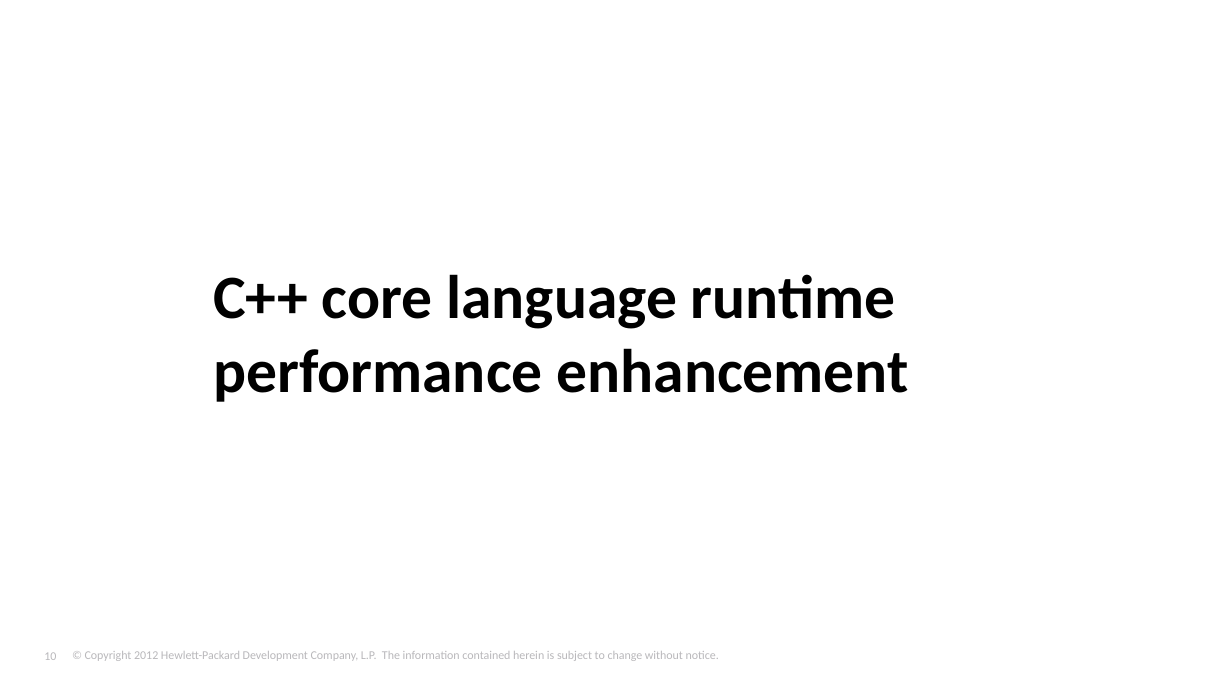
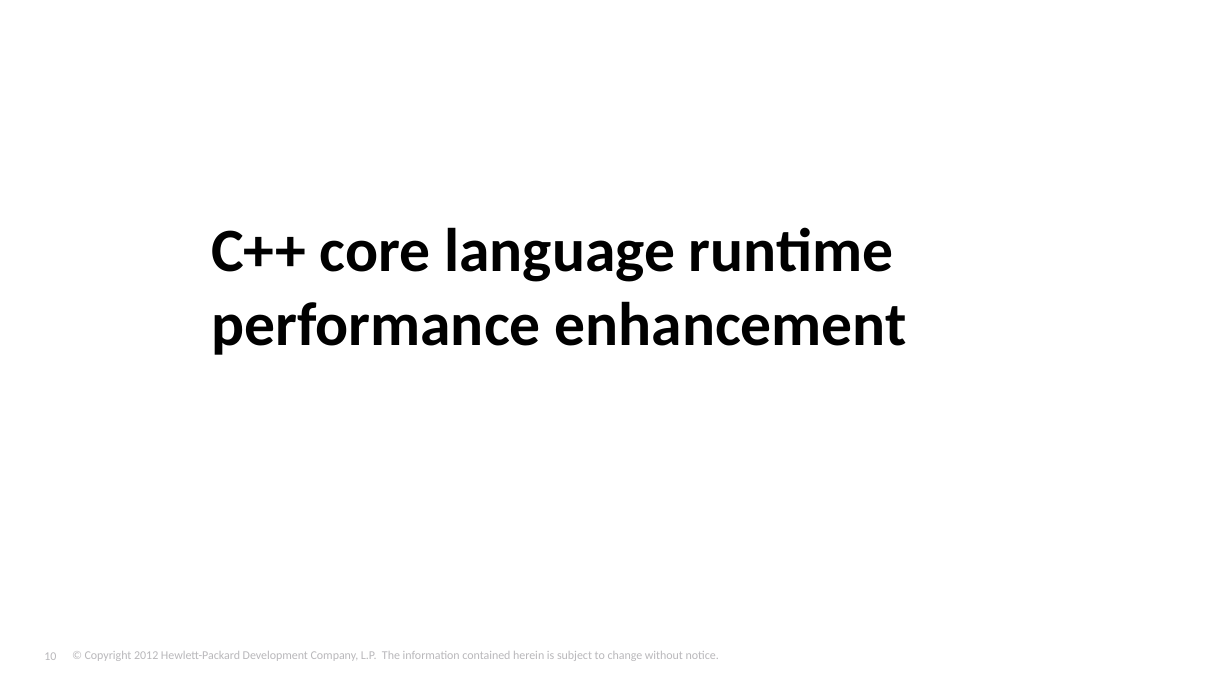
Before and after one commit to tjliupeng/CPP11, a slide deck: slide 10 of C++11.pptx. Drawn at 1232x693 pixels with LibreOffice and Linux fonts; fonts in the diff are those of the drawing; background and template pictures are left out. Boxes give left, top, right and bottom in pixels: in the first picture for what was removed or moved away, otherwise in the second. Text is boxed around its words. In the diff, an @@ line names an element or a change of style, - is before the commit and + after.

```diff
--- a/C++11.pptx
+++ b/C++11.pptx
@@ title "C++ core language runtime performance ...": place and size @@
-title "C++ core language runtime performance ..." at box(213, 274, 909, 402)
+title "C++ core language runtime performance ..." at box(211, 227, 907, 355)
```
Also in this commit, not shown: 6 other slides changed, 46 slides added, 15 slides removed, 1 other file.
